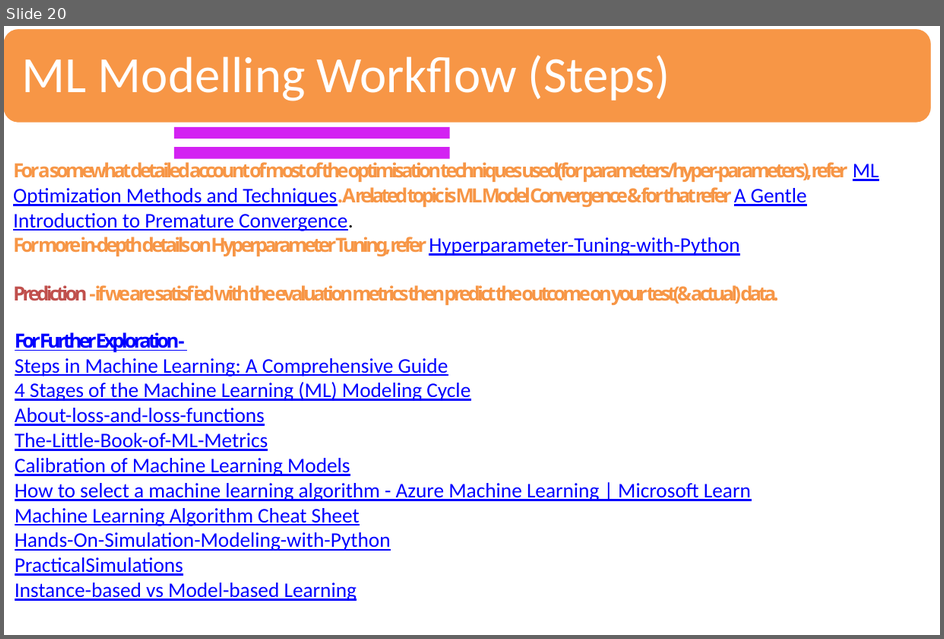
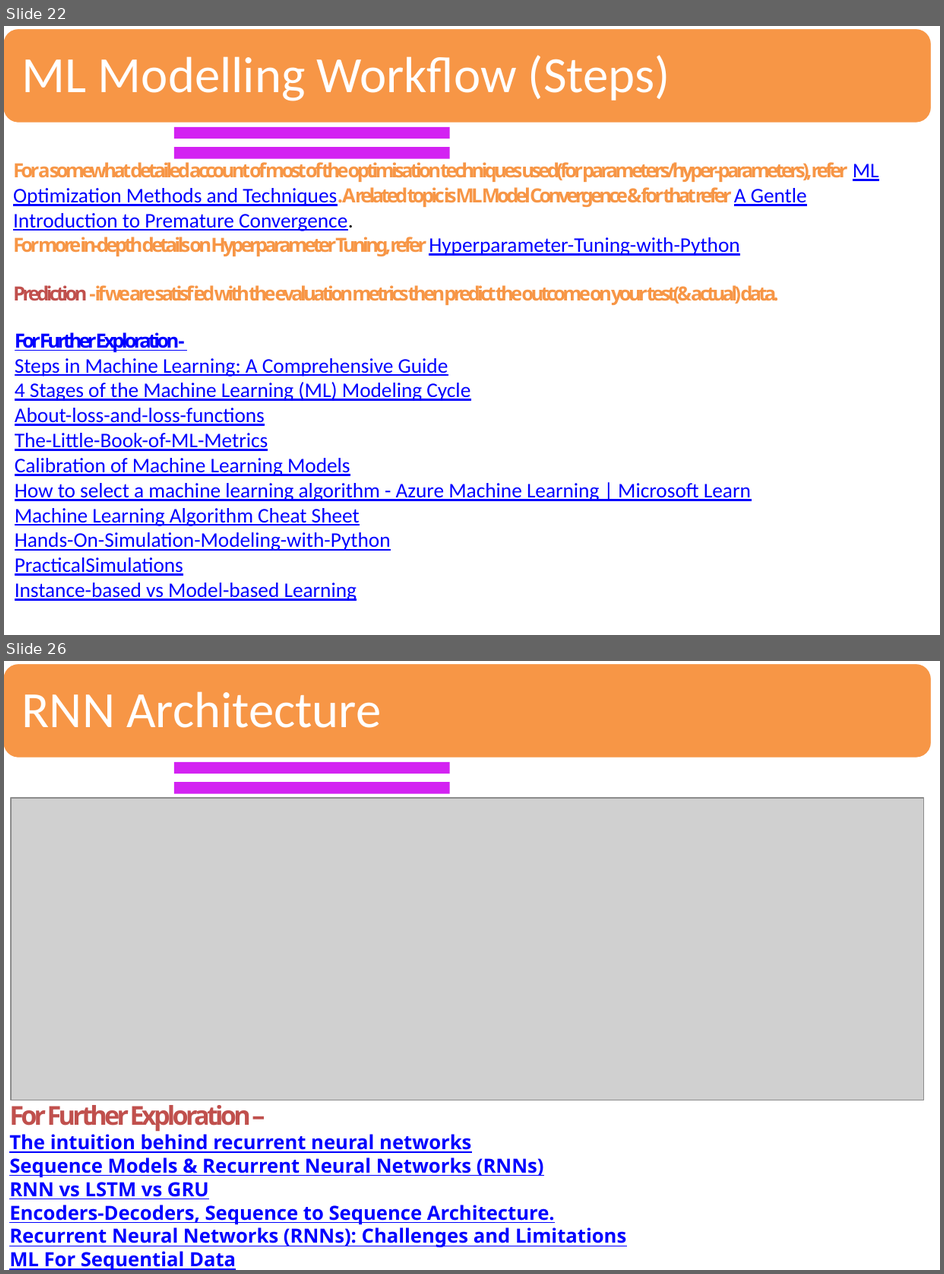
Before and after one commit to sandipray63in/Some_Self_Learning_Decks, a slide deck: AI, ML, DL & Related Topics(WIP).pptx. Shown one above the other, each under a label of ours: slide 20 before the commit, slides 22 and 26 after it; the slides between them are not shown. The pictures are 944x639 and 944x1274 pixels, drawn with LibreOffice and Linux fonts; fonts in the diff are those of the drawing; grey boxes stand for pictures. Boxes give left, top, right and bottom in pixels: in the first picture for what was removed or moved away, otherwise in the second. Text is boxed around its words. In the diff, an @@ line names an element or a change of style, - is before the commit and + after.

```diff
--- a/AI, ML, DL & Related Topics(WIP).pptx
+++ b/AI, ML, DL & Related Topics(WIP).pptx
@@ slide 26 added at box(4, 661, 940, 1270), background #FFFFFF @@
@@ rounded rectangle added at box(4, 663, 933, 758), fill #F79646, outline #FFFFFF 2 pt @@
@@ text added at box(22, 691, 381, 728), 39 pt, text #FFFFFF @@
+RNN Architecture
@@ freeform shape added at box(174, 762, 451, 773), fill #D322F2 @@
@@ freeform shape added at box(174, 782, 451, 793), fill #D322F2 @@
@@ picture added at box(11, 798, 924, 1100) @@
@@ text added at box(9, 1105, 626, 1270), 15 pt, text #0000FF, bold, underline @@
+For Further Exploration –
+The intuition behind recurrent neural networks
+Sequence Models & Recurrent Neural Networks (RNNs)
+RNN vs LSTM vs GRU
+Encoders-Decoders, Sequence to Sequence Architecture.
+Recurrent Neural Networks (RNNs): Challenges and Limitations
+ML For Sequential Data
@@ what was slide 20 is now slide 22 @@
```
Also in this commit, not shown: 3 slides changed, 10 other slides added.
